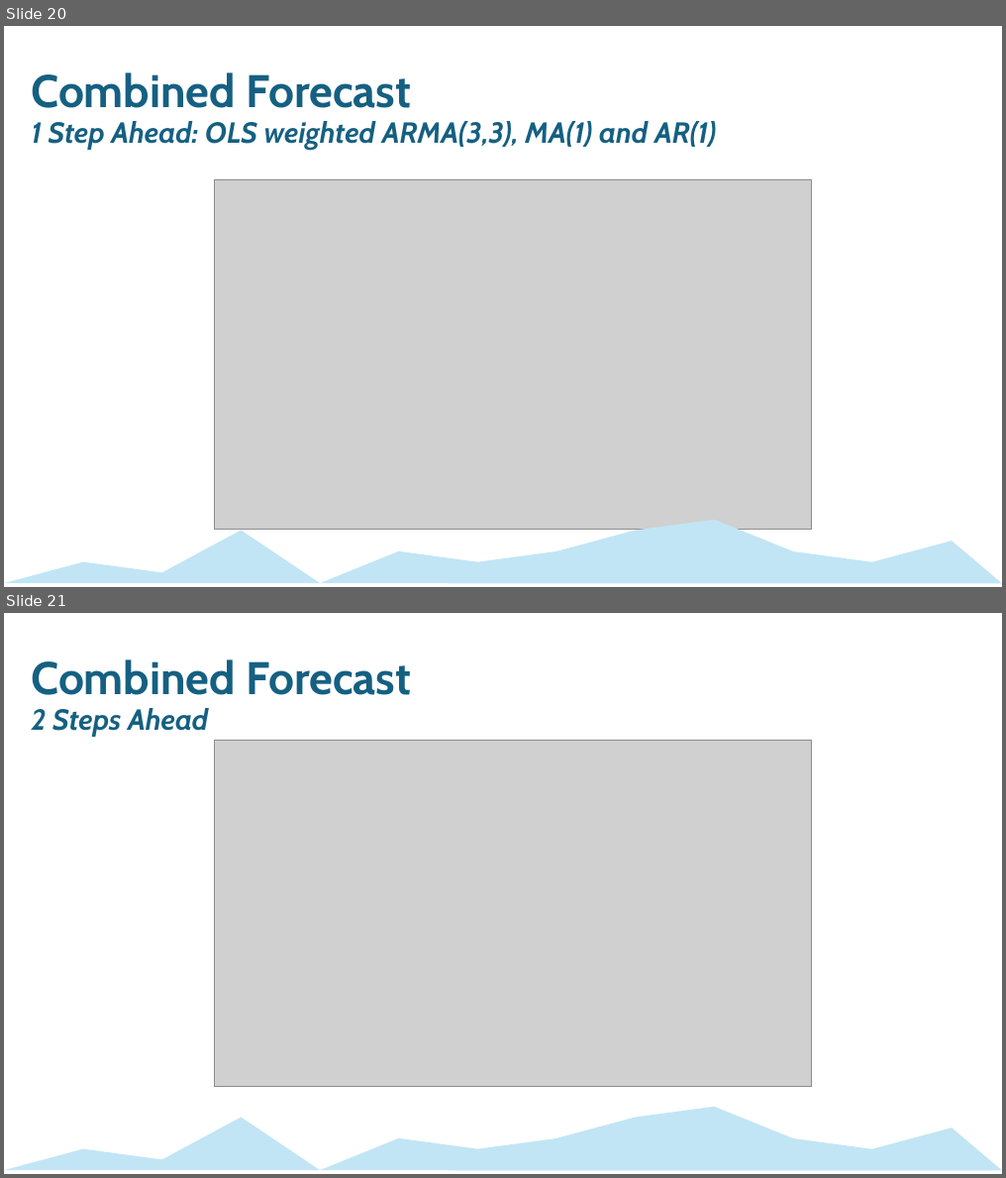
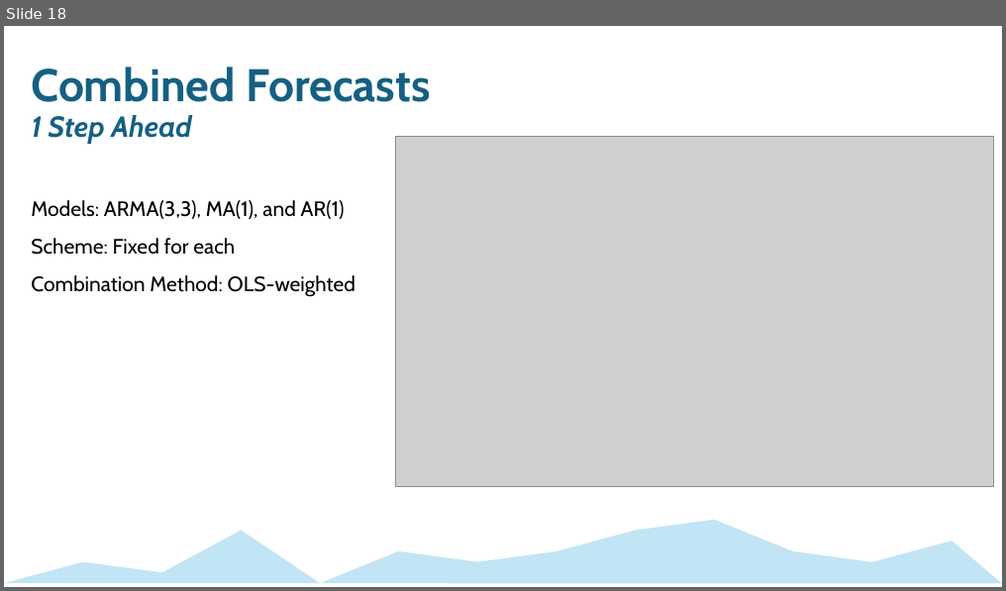
Before and after one commit to mckenzie-maidl/data5305-traffic-predictions, a slide deck: Presentations/Forecasting_ECON 5305_Final Presentation.pptx. Shown one above the other, each under a label of ours: slides 20 and 21 before the commit, slide 18 after it. The pictures are 1006x1178 and 1006x591 pixels, drawn with LibreOffice and Linux fonts; fonts in the diff are those of the drawing; grey boxes stand for pictures. Boxes give left, top, right and bottom in pixels: in the first picture for what was removed or moved away, otherwise in the second. Text is boxed around its words. In the diff, an @@ line names an element or a change of style, - is before the commit and + after.

```diff
--- a/Presentations/Forecasting_ECON 5305_Final Presentation.pptx
+++ b/Presentations/Forecasting_ECON 5305_Final Presentation.pptx
@@ slide 21 removed at [4,613,1002,1174], background #FFFFFF @@
@@ text removed at [31,660,412,737] @@
-Combined Forecast
-2 Steps Ahead
@@ picture removed at [214,740,813,1087] @@
@@ freeform shape removed at [4,1107,1002,1170] @@
@@ what was slide 20 is now slide 18 @@
@@ slide 18 changed as well @@
@@ text at [31,67,431,297]: text changed; size 28 to 20 pt; text colour #156082 to #000000; bold off; italic off @@
-Combined Forecast
-1 Step Ahead: OLS weighted ARMA(3,3), MA(1) and AR(1)
+Combined Forecasts
+1 Step Ahead
+Models: ARMA(3,3), MA(1), and AR(1)
+Scheme: Fixed for each
+Combination Method: OLS-weighted
@@ picture: place and size @@
-picture at [214,179,813,530]
+picture at [395,137,994,487]
```
Also in this commit, not shown: 12 other slides changed, 1 slide added, 2 other slides removed, 1 other file.
